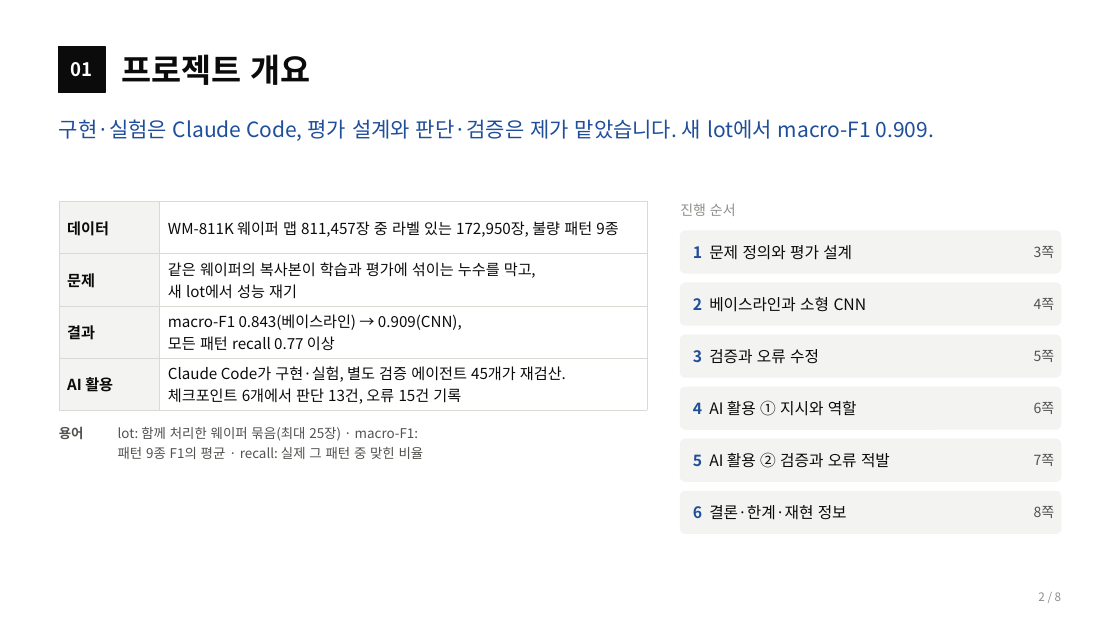
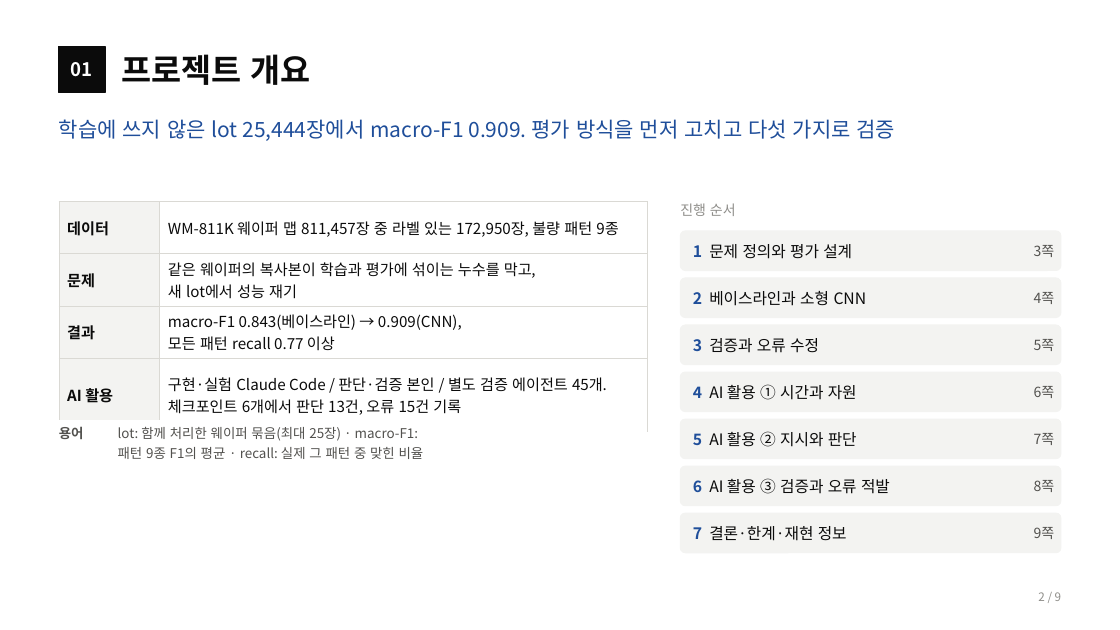
Before and after one commit to sl2ver/wm811k-wafer-defect-classification, a slide deck: slide 2 of portfolio/portfolio.pptx. Drawn at 1120x630 pixels with LibreOffice and Linux fonts; fonts in the diff are those of the drawing. Boxes give left, top, right and bottom in pixels: in the first picture for what was removed or moved away, otherwise in the second. Text is boxed around its words. In the diff, an @@ line names an element or a change of style, - is before the commit and + after.

```diff
--- a/portfolio/portfolio.pptx
+++ b/portfolio/portfolio.pptx
@@ text at (59,119,896,141): text changed @@
-구현·실험은 Claude Code, 평가 설계와 판단·검증은 제가 맡았습니다. 새 lot에서 macro-F1 0.909.
+학습에 쓰지 않은 lot 25,444장에서 macro-F1 0.909. 평가 방식을 먼저 고치고 다섯 가지로 검증
@@ table at (59,202,647,419) @@
-row 4, column 2: Claude Code가 구현·실험, 별도 검증 에이전트 45개가 재검산. 체크포인트 6개에서 판단 13건, 오류 15건 기록
+row 4, column 2: 구현·실험 Claude Code / 판단·검증 본인 / 별도 검증 에이전트 45개. 체크포인트 6개에서 판단 13건, 오류 15건 기록
@@ 2 texts, 1 rounded rectangle: place and size @@
-2 texts, 1 rounded rectangle at (681,283,1061,325)
+2 texts, 1 rounded rectangle at (681,278,1061,318)
@@ 2 texts, 1 rounded rectangle: place and size @@
-2 texts, 1 rounded rectangle at (681,335,1061,377)
+2 texts, 1 rounded rectangle at (681,325,1061,365)
@@ rounded rectangle: place and size @@
-rounded rectangle at (681,387,1061,429)
+rounded rectangle at (681,372,1061,412)
@@ text at (693,384,857,400): text changed @@
-4 AI 활용 ① 지시와 역할
+4 AI 활용 ① 시간과 자원
@@ text "6쪽": place and size @@
-text "6쪽" at (1034,402,1055,414)
+text "6쪽" at (1034,386,1055,398)
@@ rounded rectangle: place and size @@
-rounded rectangle at (681,439,1061,481)
+rounded rectangle at (681,419,1061,459)
@@ text "7쪽": place and size @@
-text "7쪽" at (1034,454,1055,466)
+text "7쪽" at (1034,433,1055,445)
@@ text at (693,431,857,447): text changed @@
-5 AI 활용 ② 검증과 오류 적발
+5 AI 활용 ② 지시와 판단
@@ rounded rectangle: place and size @@
-rounded rectangle at (681,492,1061,534)
+rounded rectangle at (681,466,1061,506)
@@ proportions changed in 5 elements at (681,278,1061,318), (681,325,1061,365), (681,372,1061,412), (681,419,1061,459), (681,466,1061,506) @@
@@ text added at (693,478,890,494), 13.5 pt, text #0B0B0B @@
+6 AI 활용 ③ 검증과 오류 적발
@@ text "8쪽": place and size @@
-text "8쪽" at (1034,506,1055,518)
+text "8쪽" at (1034,480,1055,492)
@@ rounded rectangle added at (681,513,1061,553), fill #F3F3F1, outline #F3F3F1 1 pt @@
@@ text at (693,526,847,541): text changed @@
-6 결론·한계·재현 정보
+7 결론·한계·재현 정보
@@ text added at (1034,527,1055,539), 12 pt, text #52514E @@
+9쪽
```
Also in this commit, not shown: 7 other slides changed, 1 slide added, 24 other files.
